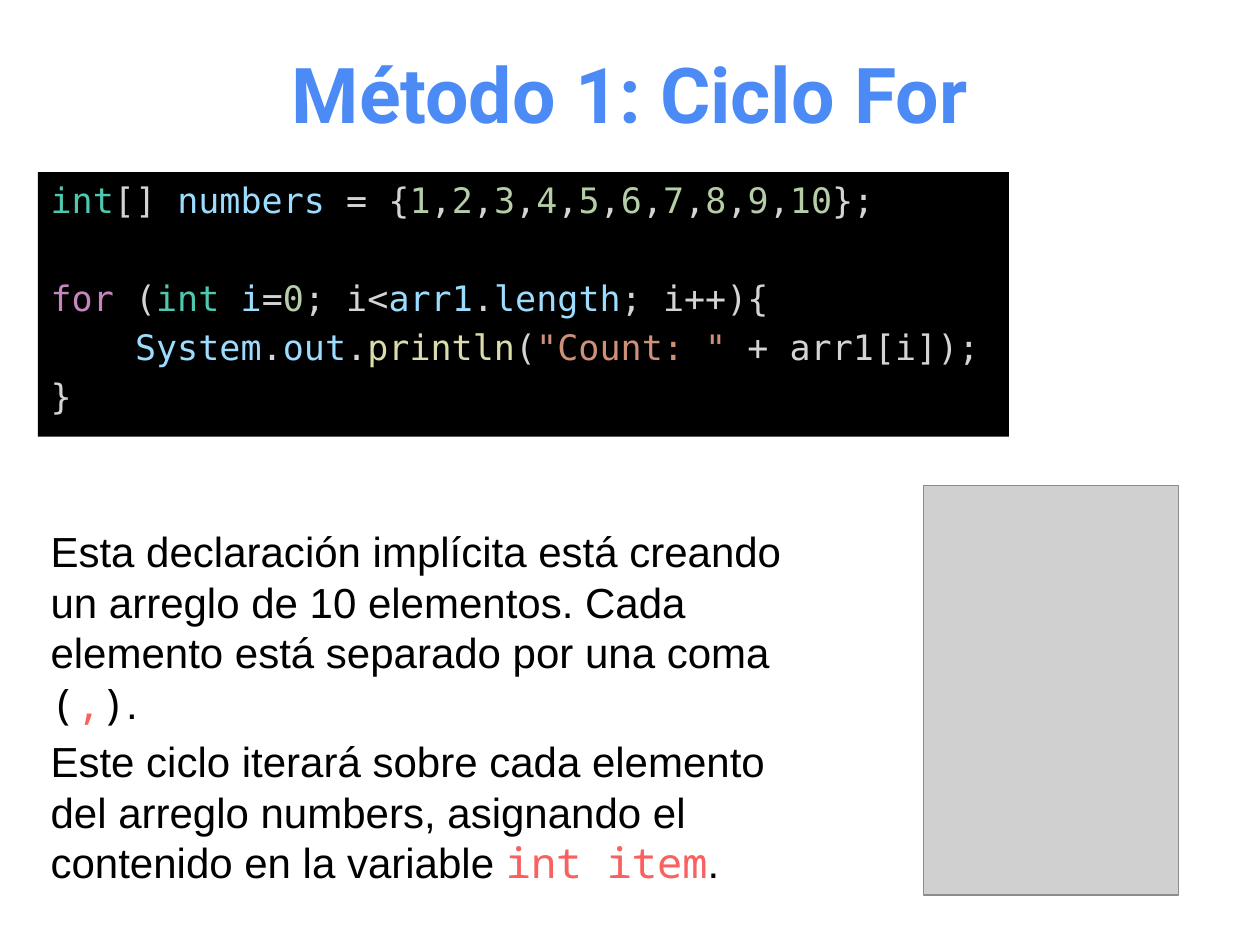
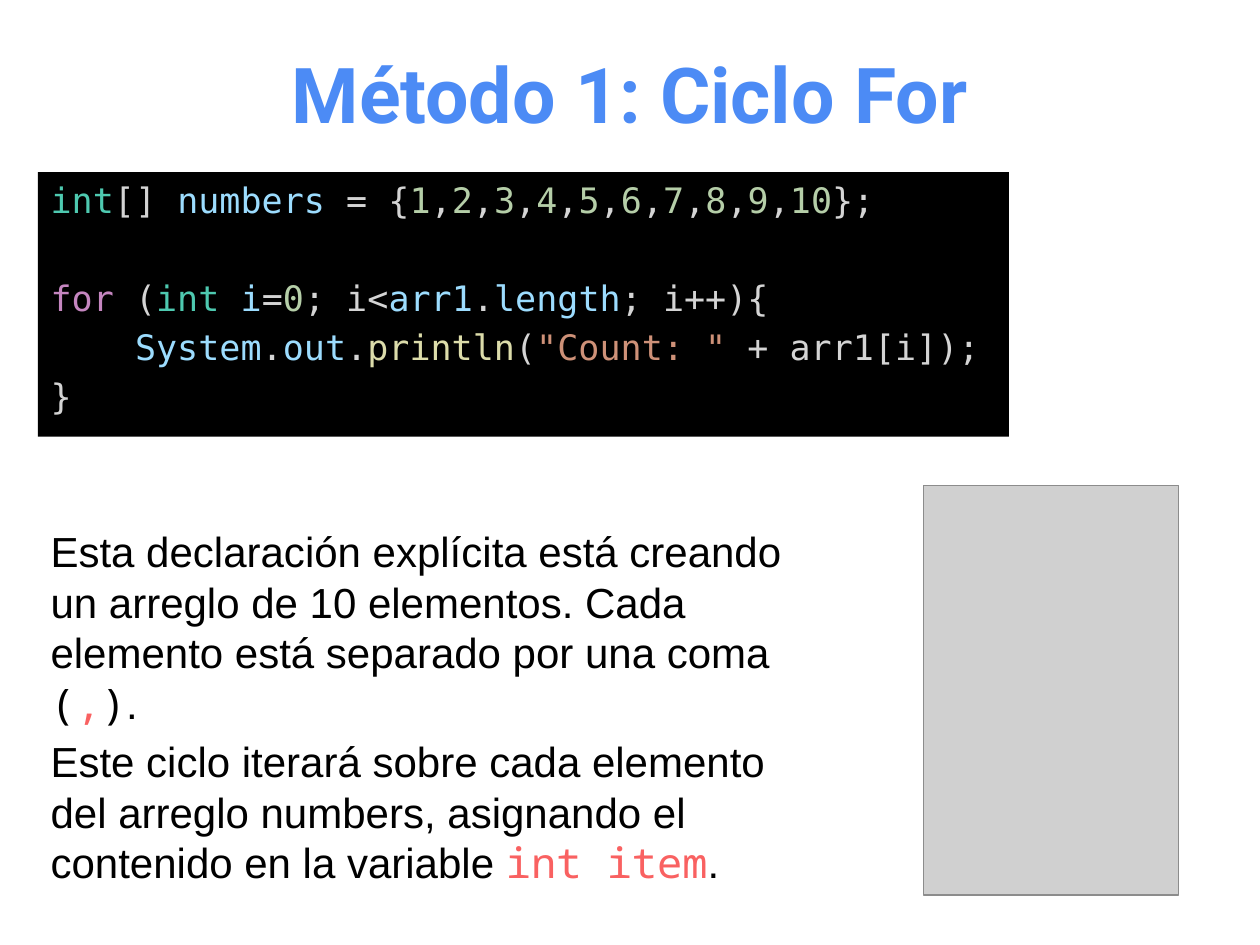
Before and after one commit to OMardil/INFO2_2023, a slide deck: slide 4 of M05_Arreglos_Multidimensionales/01 Presentacion/M05_PPTX-Arreglos_Multidimensionales.pptx. Drawn at 1260x945 pixels with LibreOffice and Linux fonts; fonts in the diff are those of the drawing; grey boxes stand for pictures. Boxes give left, top, right and bottom in pixels: in the first picture for what was removed or moved away, otherwise in the second. Text is boxed around its words. In the diff, an @@ line names an element or a change of style, - is before the commit and + after.

```diff
--- a/M05_Arreglos_Multidimensionales/01 Presentacion/M05_PPTX-Arreglos_Multidimensionales.pptx
+++ b/M05_Arreglos_Multidimensionales/01 Presentacion/M05_PPTX-Arreglos_Multidimensionales.pptx
@@ text at (51,536,781,677): text changed @@
-Esta declaración implícita está creando un arreglo de 10 elementos. Cada elemento está separado por una coma (,).
+Esta declaración explícita está creando un arreglo de 10 elementos. Cada elemento está separado por una coma (,).
```
Also in this commit, not shown: 1 other slide changed, 7 other files.
